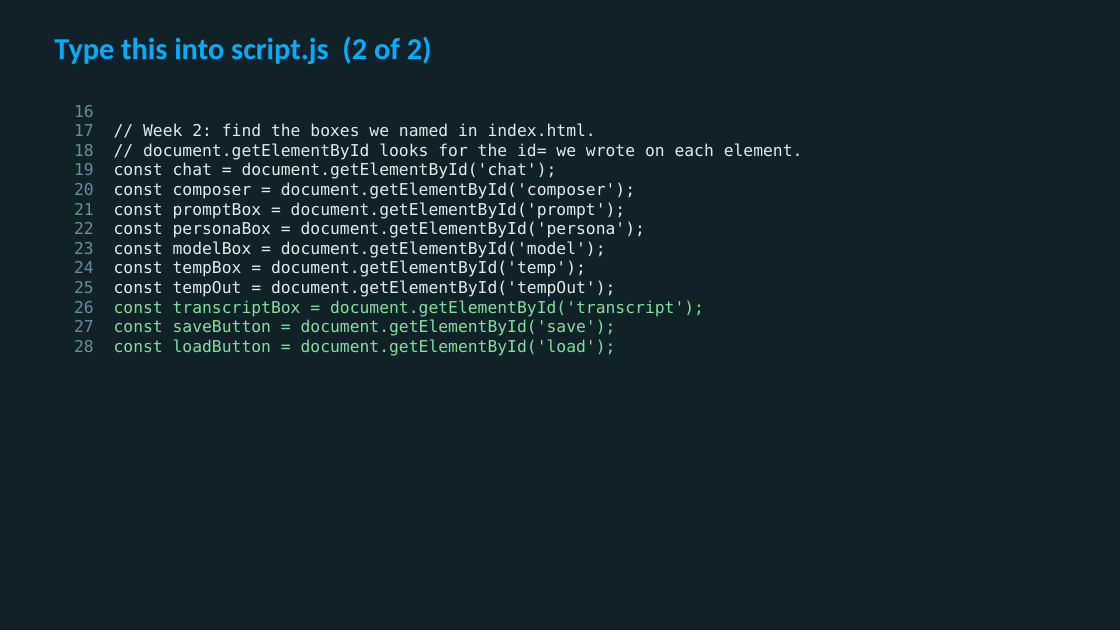
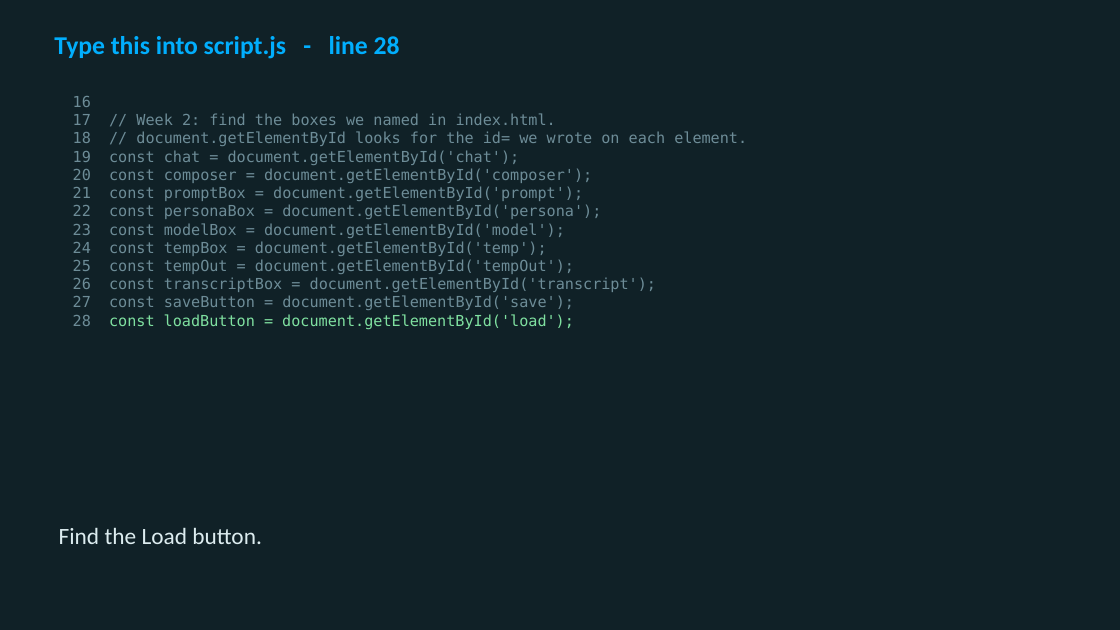
Before and after one commit to utgapps/utgapps.github.io, a slide deck: slide 14 of ai101/slides/week-12.pptx (slide 6 before the commit). Drawn at 1120x630 pixels with LibreOffice and Linux fonts; fonts in the diff are those of the drawing. Boxes give left, top, right and bottom in pixels: in the first picture for what was removed or moved away, otherwise in the second. Text is boxed around its words. In the diff, an @@ line names an element or a change of style, - is before the commit and + after.

```diff
--- a/ai101/slides/week-12.pptx
+++ b/ai101/slides/week-12.pptx
@@ text at <box>54,36,400,59</box>: text changed; size 26 to 22 pt @@
-Type this into script.js (2 of 2)
+Type this into script.js - line 28
@@ text "16": place and size @@
-text "16" at <box>74,105,803,356</box>
+text "16" at <box>73,96,747,330</box>
@@ text "16" at <box>73,96,747,330</box>: size 14 to 13 pt; text colour #DCECEF to #6D8C97 in "// Week 2: find the boxes we ...", "// document.getElementById looks for the id= we ...", "const chat = document.getElementById('chat');", "const composer = document.getElementById('composer');" and 5 more places; text colour #7FE0A0 to #6D8C97 in "const transcriptBox = document.getElementById('transcript');", "const saveButton = document.getElementById('save');" @@
@@ text added at <box>59,527,262,544</box>, 20 pt, text #DCECEF @@
+Find the Load button.
```
Also in this commit, not shown: 3 other slides changed, 53 slides added, 1 slide removed, 32 other files.
